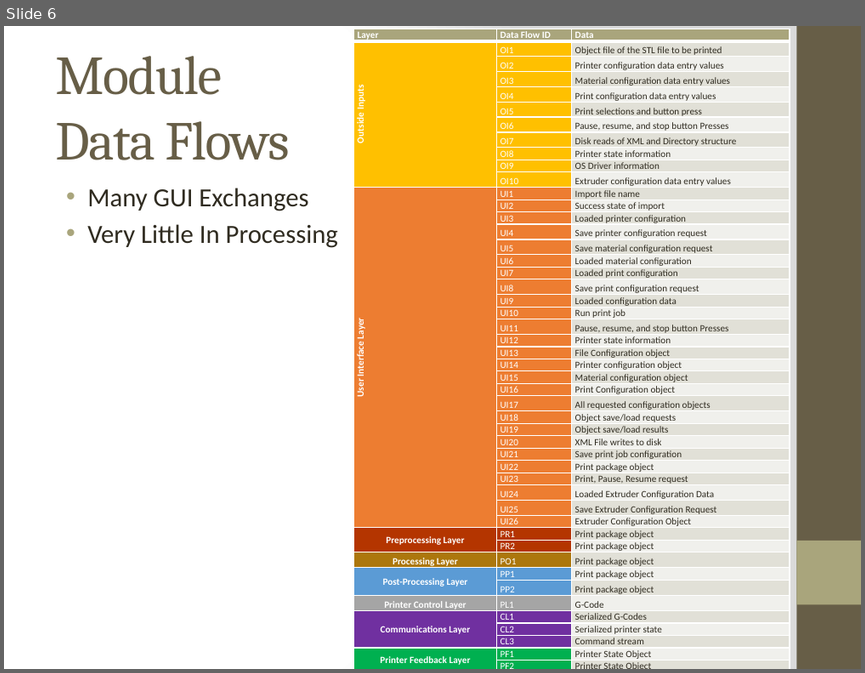
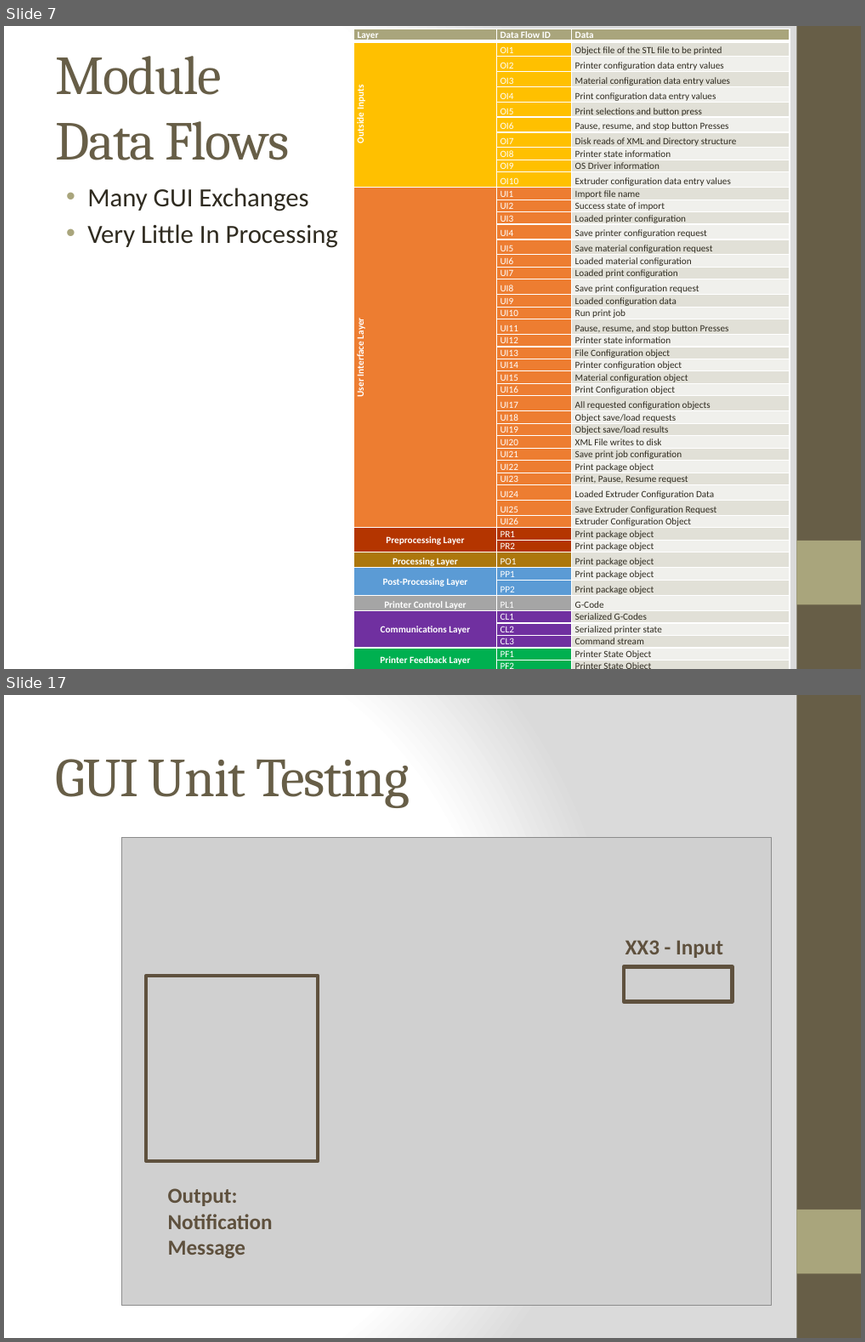
Before and after one commit to qpHalcy0n/SRDesign, a slide deck: Test Plan Presentation/Team Ink3d Test Plan.pptx. Shown one above the other, each under a label of ours: slide 6 before the commit, slides 7 and 17 after it; the slides between them are not shown. The pictures are 865x673 and 865x1342 pixels, drawn with LibreOffice and Linux fonts; fonts in the diff are those of the drawing; grey boxes stand for pictures. Boxes give left, top, right and bottom in pixels: in the first picture for what was removed or moved away, otherwise in the second. Text is boxed around its words. In the diff, an @@ line names an element or a change of style, - is before the commit and + after.

```diff
--- a/Test Plan Presentation/Team Ink3d Test Plan.pptx
+++ b/Test Plan Presentation/Team Ink3d Test Plan.pptx
@@ slide 17 added at [4, 695, 861, 1338], background gradient #FFFFFF to #DADADA; not listed: 2 template elements that a slide beside it also shows @@
@@ title added at [55, 759, 409, 808], 46 pt, text #675E47 @@
+GUI Unit Testing
@@ picture added at [121, 837, 771, 1305] @@
@@ text added at [625, 940, 723, 958], 18 pt, text #5F513E, bold @@
+XX3 - Input
@@ rectangle added at [624, 967, 732, 1002], outline #5F513E 3 pt @@
@@ rectangle added at [146, 975, 318, 1161], outline #5F513E 3 pt @@
@@ text added at [168, 1188, 273, 1258], 18 pt, text #5F513E, bold @@
+Output:
+Notification Message
@@ what was slide 6 is now slide 7 @@
```
Also in this commit, not shown: 45 other slides added, 1 slide removed.
